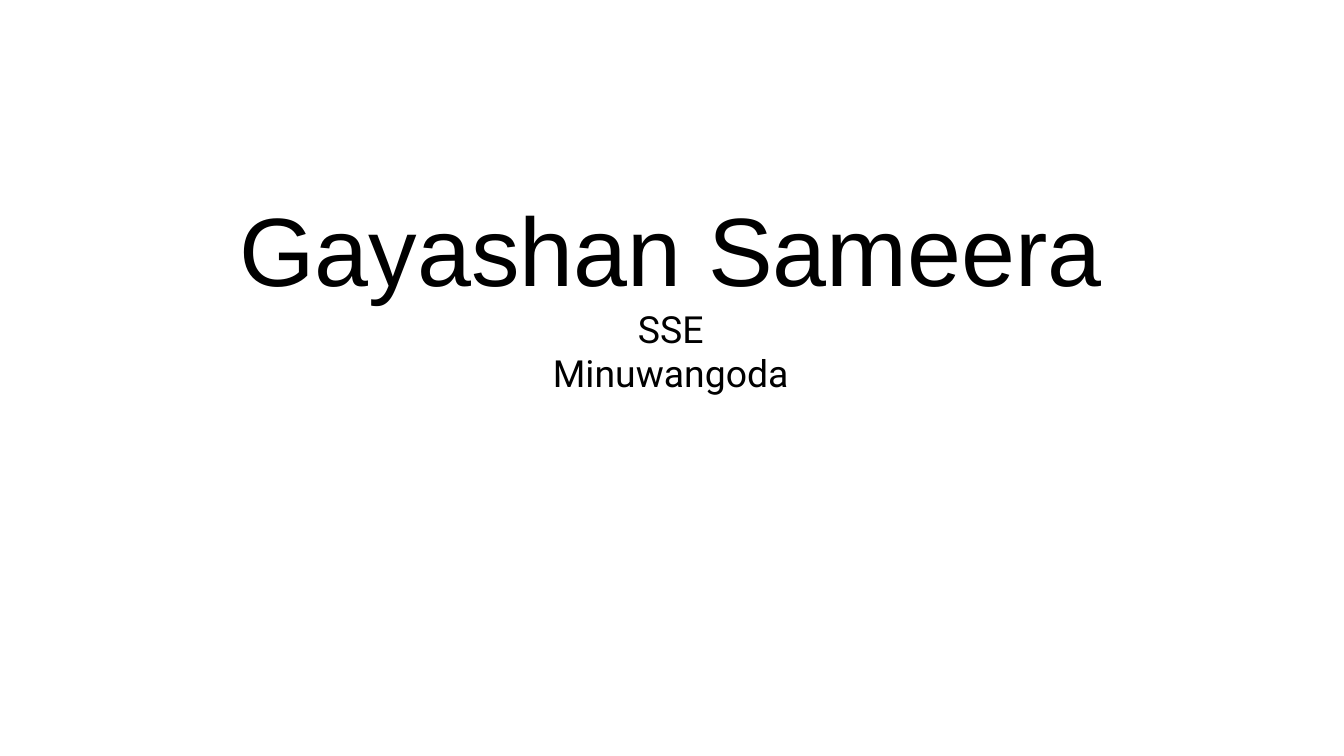
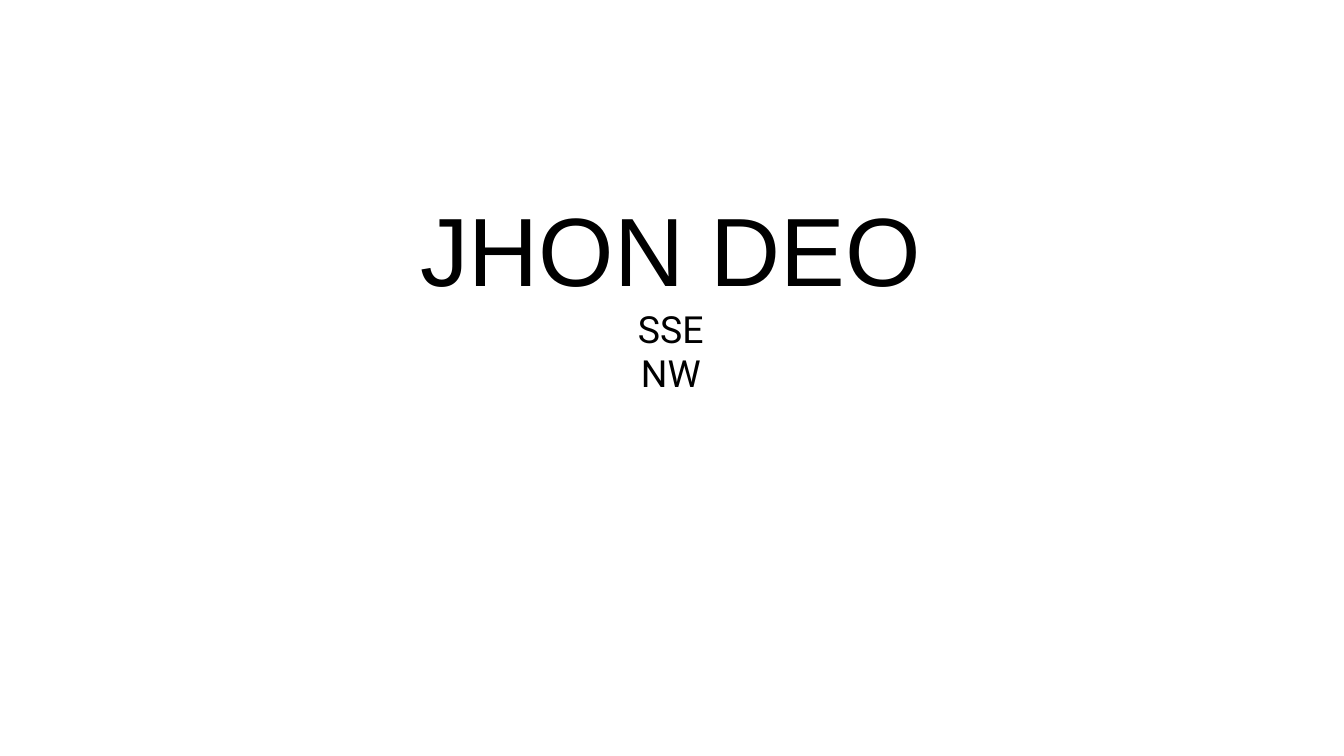
Before and after one commit to GayashanSameera/PythonPPTXGen, a slide deck: slide 1 of output.pptx. Drawn at 1344x756 pixels with LibreOffice and Linux fonts; fonts in the diff are those of the drawing. Boxes give left, top, right and bottom in pixels: in the first picture for what was removed or moved away, otherwise in the second. Text is boxed around its words. In the diff, an @@ line names an element or a change of style, - is before the commit and + after.

```diff
--- a/output.pptx
+++ b/output.pptx
@@ text at (x1=420, y1=218, x2=921, y2=387): text changed @@
-Gayashan Sameera
-SSE
-Minuwangoda
+JHON DEO
+SSE
+NW
```
Also in this commit, not shown: 1 slide added, 1 slide removed, 4 other files.
